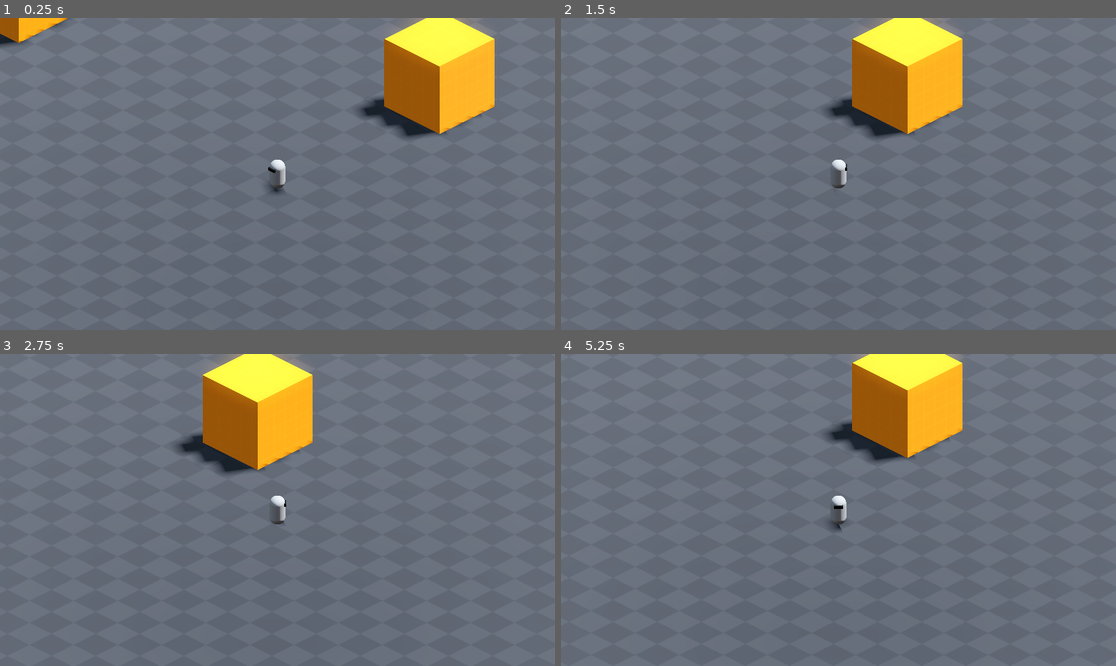
Above: before the commit, frames 1-4 (two rows, left to right).
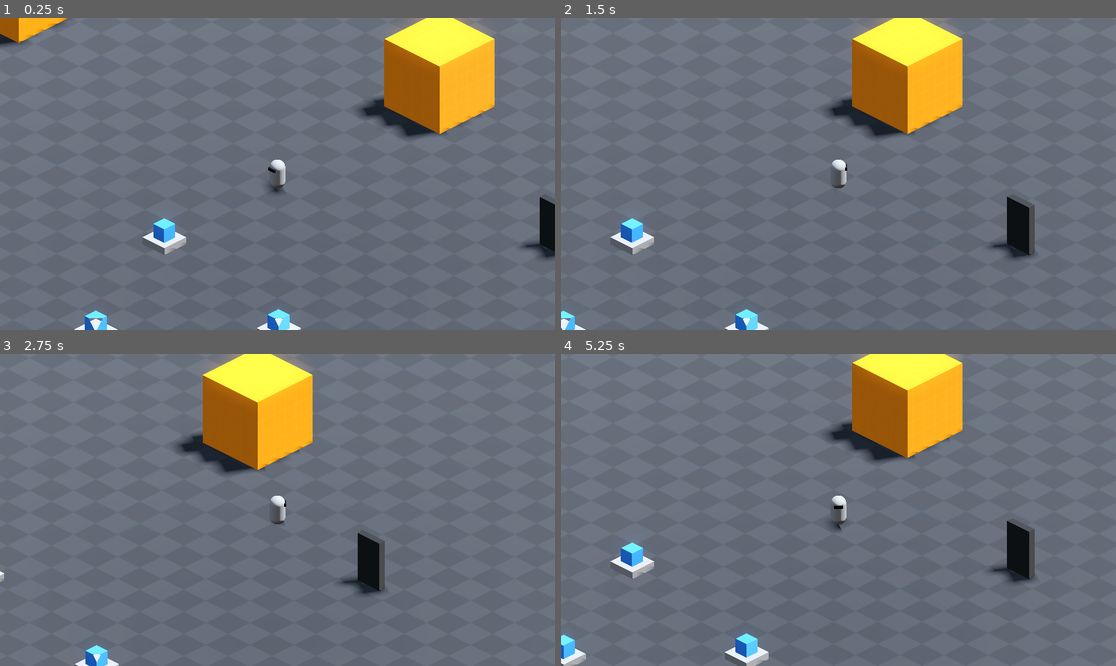
Above: after the commit, the same moments.

Repository: YordanosZt/brackeys-game-jam
Game: Godot game, scene res://Scenes/world.tscn
Same seed, same stepped clock (60 frames per second), same inputs: the game is played once before the commit and once after it.
Inputs (mouse positions are in pixels of both pictures, inside the frame that each line leads up to):
- Up to frame 1 (0.25 s): no input
- Up to frame 2 (1.5 s): tap Enter at 0.5 s; move the mouse to (960, 158) at 0.52 s; hold D (right) 0.53-1.25 s; tap Backspace at 0.6 s; click (960, 158) at 0.67 s; drag from (727, 189) to (810, 236) at 1.27 s
- Up to frame 3 (2.75 s): tap Space at 2 s; move the mouse to (333, 441) at 2.02 s; hold D (right) from 2.03 s (still down); tap F at 2.1 s
- Up to frame 4 (5.25 s): release D (right) at 2.75 s; drag from (810, 572) to (672, 463) at 2.77 s; tap Enter at 3.5 s; move the mouse to (1005, 556) at 3.52 s; hold A (left) 3.53-4.25 s; tap Z at 3.6 s; drag from (672, 463) to (755, 432) at 4.27 s; tap Space at 5 s; move the mouse to (866, 510) at 5.02 s; hold S (down) from 5.03 s (still down); tap Delete at 5.1 s; click (866, 510) at 5.17 s

The runs differ from the first frame. In frame 1, 1.6% of the frame differs, in the area x 13-100%, y 57-100%; in frame 2, 1.9%; in frame 3, 1.3%; in frame 4, 2.3%, in the area x 0-86%, y 53-100%.

Commit message:
Add pickup and delivery functionality

Diff:
--- a/Entities/Player/player.gd
+++ b/Entities/Player/player.gd
@@ -4,11 +4,11 @@
 
 var input_dir: Vector2
 var direction: Vector2
-
-@onready var visuals: Node3D = %Visuals
-
 var isometric_up: Vector2 = Vector2(1, 1).normalized()
 var isometric_right: Vector2 = Vector2(1, -1).normalized()
+
+@onready var rotate_pivot: Marker3D = %RotatePivot
+@onready var item_pos: Marker3D = %ItemPos
 
 func _process(delta: float) -> void:
 	handle_input()
@@ -34,5 +34,11 @@
 
 func look() -> void:
 	if direction:
-		visuals.look_at(global_position - Vector3(direction.x, 0, direction.y))
-		visuals.rotation.x = 0
+		rotate_pivot.look_at(global_position - Vector3(direction.x, 0, direction.y))
+		rotate_pivot.rotation.x = 0
+
+func _on_item_detector_area_entered(area: Area3D) -> void:
+	if item_pos.get_child_count() > 0: return
+
+	area.set_parent(item_pos)
+	area.position = Vector3.ZERO
--- a/Entities/Player/player.tscn
+++ b/Entities/Player/player.tscn
@@ -1,8 +1,11 @@
-[gd_scene load_steps=6 format=3 uid="uid://lucm30hvu5ua"]
+[gd_scene load_steps=7 format=3 uid="uid://lucm30hvu5ua"]
 
 [ext_resource type="Script" path="res://Entities/Player/player.gd" id="1_5246q"]
 
 [sub_resource type="CapsuleShape3D" id="CapsuleShape3D_sygap"]
+
+[sub_resource type="SphereShape3D" id="SphereShape3D_nqd43"]
+radius = 3.0
 
 [sub_resource type="CapsuleMesh" id="CapsuleMesh_ui2dn"]
 
@@ -20,19 +23,6 @@
 transform = Transform3D(1, 0, 0, 0, 1, 0, 0, 0, 1, 0, 1, 0)
 shape = SubResource("CapsuleShape3D_sygap")
 
-[node name="Visuals" type="Node3D" parent="."]
-unique_name_in_owner = true
-transform = Transform3D(1, 0, 0, 0, 1, 0, 0, 0, 1, 0, 1, 0)
-
-[node name="BodyMesh" type="MeshInstance3D" parent="Visuals"]
-mesh = SubResource("CapsuleMesh_ui2dn")
-skeleton = NodePath("../..")
-
-[node name="EyesMesh" type="MeshInstance3D" parent="Visuals"]
-transform = Transform3D(1, 0, 0, 0, 1, 0, 0, 0, 1, 0, 0.500745, 0.415284)
-material_override = SubResource("StandardMaterial3D_6p3ls")
-mesh = SubResource("BoxMesh_voyk0")
-
 [node name="CameraPivot" type="Marker3D" parent="."]
 transform = Transform3D(0.707107, -0.353553, 0.612372, 0, 0.866026, 0.5, -0.707107, -0.353553, 0.612372, 0, 1, 0)
 
@@ -41,3 +31,31 @@
 projection = 1
 size = 20.0
 near = 0.001
+
+[node name="ItemDetector" type="Area3D" parent="."]
+collision_layer = 0
+collision_mask = 8
+
+[node name="CollisionShape3D" type="CollisionShape3D" parent="ItemDetector"]
+shape = SubResource("SphereShape3D_nqd43")
+
+[node name="RotatePivot" type="Marker3D" parent="."]
+unique_name_in_owner = true
+
+[node name="ItemPos" type="Marker3D" parent="RotatePivot"]
+unique_name_in_owner = true
+transform = Transform3D(1, 0, 0, 0, 1, 0, 0, 0, 1, 0, 1, 1.1)
+
+[node name="Visuals" type="Node3D" parent="RotatePivot"]
+transform = Transform3D(1, 0, 0, 0, 1, 0, 0, 0, 1, 0, 1, 0)
+
+[node name="BodyMesh" type="MeshInstance3D" parent="RotatePivot/Visuals"]
+mesh = SubResource("CapsuleMesh_ui2dn")
+skeleton = NodePath("../../..")
+
+[node name="EyesMesh" type="MeshInstance3D" parent="RotatePivot/Visuals"]
+transform = Transform3D(1, 0, 0, 0, 1, 0, 0, 0, 1, 0, 0.500745, 0.415284)
+material_override = SubResource("StandardMaterial3D_6p3ls")
+mesh = SubResource("BoxMesh_voyk0")
+
+[connection signal="area_entered" from="ItemDetector" to="." method="_on_item_detector_area_entered"]
--- /dev/null
+++ b/Reusables/Item/delivery_item.gd
@@ -0,0 +1,5 @@
+extends Area3D
+
+
+func set_parent(parent: Node3D) -> void:
+	reparent(parent, false)
--- /dev/null
+++ b/Reusables/Item/delivery_item.tscn
@@ -0,0 +1,21 @@
+[gd_scene load_steps=5 format=3 uid="uid://brb6rjd4g0cng"]
+
+[ext_resource type="Script" path="res://Reusables/Item/delivery_item.gd" id="1_4kpwo"]
+
+[sub_resource type="BoxShape3D" id="BoxShape3D_txmds"]
+
+[sub_resource type="StandardMaterial3D" id="StandardMaterial3D_lw70g"]
+albedo_color = Color(0.211765, 0.54902, 1, 1)
+
+[sub_resource type="BoxMesh" id="BoxMesh_0app8"]
+
+[node name="DeliveryItem" type="Area3D"]
+collision_layer = 8
+script = ExtResource("1_4kpwo")
+
+[node name="CollisionShape3D" type="CollisionShape3D" parent="."]
+shape = SubResource("BoxShape3D_txmds")
+
+[node name="MeshInstance3D" type="MeshInstance3D" parent="."]
+material_override = SubResource("StandardMaterial3D_lw70g")
+mesh = SubResource("BoxMesh_0app8")
--- /dev/null
+++ b/Reusables/Triggers/delivery_place.gd
@@ -0,0 +1,6 @@
+extends Area3D
+
+
+func _on_area_entered(area: Area3D) -> void:
+	print("Delivered!")
+	area.queue_free()
--- /dev/null
+++ b/Reusables/Triggers/delivery_place.tscn
@@ -0,0 +1,28 @@
+[gd_scene load_steps=5 format=3 uid="uid://cnu1ovuvexvsk"]
+
+[ext_resource type="Script" path="res://Reusables/Triggers/delivery_place.gd" id="1_2llwx"]
+
+[sub_resource type="BoxShape3D" id="BoxShape3D_26jye"]
+size = Vector3(2, 4, 0.5)
+
+[sub_resource type="StandardMaterial3D" id="StandardMaterial3D_3sbjn"]
+albedo_color = Color(0.133333, 0.133333, 0.133333, 1)
+
+[sub_resource type="BoxMesh" id="BoxMesh_pt8rt"]
+size = Vector3(2, 4, 0.5)
+
+[node name="DeliveryPlace" type="Area3D"]
+collision_layer = 0
+collision_mask = 8
+script = ExtResource("1_2llwx")
+
+[node name="CollisionShape3D" type="CollisionShape3D" parent="."]
+transform = Transform3D(1, 0, 0, 0, 1, 0, 0, 0, 1, 0, 2, 0)
+shape = SubResource("BoxShape3D_26jye")
+
+[node name="MeshInstance3D" type="MeshInstance3D" parent="."]
+transform = Transform3D(1, 0, 0, 0, 1, 0, 0, 0, 1, 0, 2, 0)
+material_override = SubResource("StandardMaterial3D_3sbjn")
+mesh = SubResource("BoxMesh_pt8rt")
+
+[connection signal="area_entered" from="." to="." method="_on_area_entered"]
--- a/Scenes/world.tscn
+++ b/Scenes/world.tscn
@@ -1,8 +1,10 @@
-[gd_scene load_steps=11 format=3 uid="uid://depptuwko0flo"]
+[gd_scene load_steps=15 format=3 uid="uid://depptuwko0flo"]
 
 [ext_resource type="Texture2D" uid="uid://ck5ilcyatnqww" path="res://Assets/Textures/Prototype/Dark/texture_09.png" id="1_vxdwd"]
 [ext_resource type="PackedScene" uid="uid://lucm30hvu5ua" path="res://Entities/Player/player.tscn" id="2_awfes"]
 [ext_resource type="Texture2D" uid="uid://yaffm40y2efa" path="res://Assets/Textures/Prototype/Orange/texture_06.png" id="3_lmven"]
+[ext_resource type="PackedScene" uid="uid://brb6rjd4g0cng" path="res://Reusables/Item/delivery_item.tscn" id="4_a2wja"]
+[ext_resource type="PackedScene" uid="uid://cnu1ovuvexvsk" path="res://Reusables/Triggers/delivery_place.tscn" id="5_jyu0a"]
 
 [sub_resource type="ProceduralSkyMaterial" id="ProceduralSkyMaterial_6uwx3"]
 sky_horizon_color = Color(0.64625, 0.65575, 0.67075, 1)
@@ -31,6 +33,12 @@
 
 [sub_resource type="BoxShape3D" id="BoxShape3D_xmfgn"]
 size = Vector3(5, 5, 5)
+
+[sub_resource type="BoxMesh" id="BoxMesh_v3t6s"]
+size = Vector3(2, 0.5, 2)
+
+[sub_resource type="BoxShape3D" id="BoxShape3D_0w4su"]
+size = Vector3(2, 0.5, 2)
 
 [node name="World" type="Node3D"]
 
@@ -104,3 +112,45 @@
 
 [node name="CollisionShape3D" type="CollisionShape3D" parent="Env/Block5/StaticBody3D"]
 shape = SubResource("BoxShape3D_xmfgn")
+
+[node name="Table" type="MeshInstance3D" parent="Env"]
+transform = Transform3D(1, 0, 0, 0, 1, 0, 0, 0, 1, 0, 0.756544, 10.2616)
+mesh = SubResource("BoxMesh_v3t6s")
+skeleton = NodePath("../..")
+
+[node name="StaticBody3D" type="StaticBody3D" parent="Env/Table"]
+
+[node name="CollisionShape3D" type="CollisionShape3D" parent="Env/Table/StaticBody3D"]
+shape = SubResource("BoxShape3D_0w4su")
+
+[node name="Table2" type="MeshInstance3D" parent="Env"]
+transform = Transform3D(1, 0, 0, 0, 1, 0, 0, 0, 1, 13.422, 0.756544, 13.3033)
+mesh = SubResource("BoxMesh_v3t6s")
+skeleton = NodePath("../..")
+
+[node name="StaticBody3D" type="StaticBody3D" parent="Env/Table2"]
+
+[node name="CollisionShape3D" type="CollisionShape3D" parent="Env/Table2/StaticBody3D"]
+shape = SubResource("BoxShape3D_0w4su")
+
+[node name="Table3" type="MeshInstance3D" parent="Env"]
+transform = Transform3D(1, 0, 0, 0, 1, 0, 0, 0, 1, 5.25815, 0.756542, 21.7305)
+mesh = SubResource("BoxMesh_v3t6s")
+skeleton = NodePath("../..")
+
+[node name="StaticBody3D" type="StaticBody3D" parent="Env/Table3"]
+
+[node name="CollisionShape3D" type="CollisionShape3D" parent="Env/Table3/StaticBody3D"]
+shape = SubResource("BoxShape3D_0w4su")
+
+[node name="DeliveryItem" parent="." instance=ExtResource("4_a2wja")]
+transform = Transform3D(1, 0, 0, 0, 1, 0, 0, 0, 1, 0, 1.5, 10.2716)
+
+[node name="DeliveryItem2" parent="." instance=ExtResource("4_a2wja")]
+transform = Transform3D(1, 0, 0, 0, 1, 0, 0, 0, 1, 13.422, 1.5, 13.3133)
+
+[node name="DeliveryItem3" parent="." instance=ExtResource("4_a2wja")]
+transform = Transform3D(1, 0, 0, 0, 1, 0, 0, 0, 1, 5.25815, 1.5, 21.7405)
+
+[node name="DeliveryPlace" parent="." instance=ExtResource("5_jyu0a")]
+transform = Transform3D(1, 0, 0, 0, 1, 0, 0, 0, 1, 18, 0, -7)
--- a/project.godot
+++ b/project.godot
@@ -60,4 +60,5 @@
 
 3d_physics/layer_1="World"
 3d_physics/layer_2="Player"
-3d_physics/layer_3="Enemy"
+3d_physics/layer_3="Obstacle"
+3d_physics/layer_4="DeliveryItem"
Not shown, changed: kanban_tasks_data.kanban
